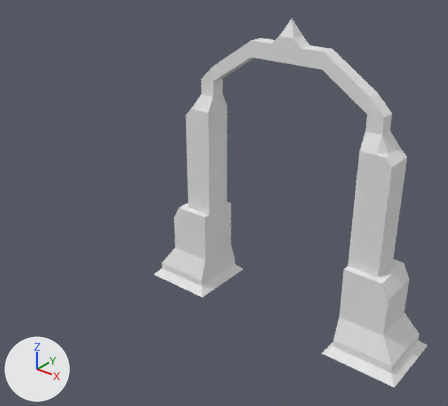
Before and after pictures for a commit that changed the Blender file etc/blend/Props.blend.
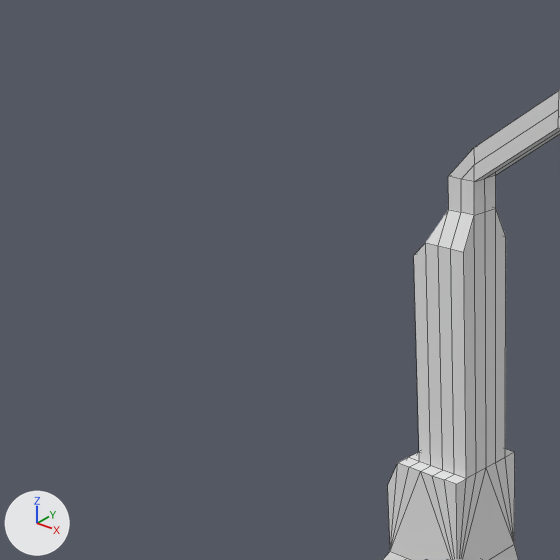
Old and new are each drawn whole from a 50 mm lens placed at (2.98, -6.72, 5.2), pointed at (-1.68, -0.89, 1.59) and again close up on the part from 0% to 56% of the width and 0% to 62% of the height. The axes (+X, +Y, +Z) are drawn at lower left. The lights are the same throughout. The close-ups show mesh edges as thin lines.

Names of what the first close-up shows: 'ArchWay'.
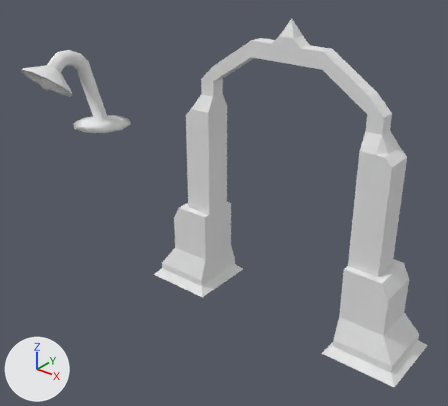
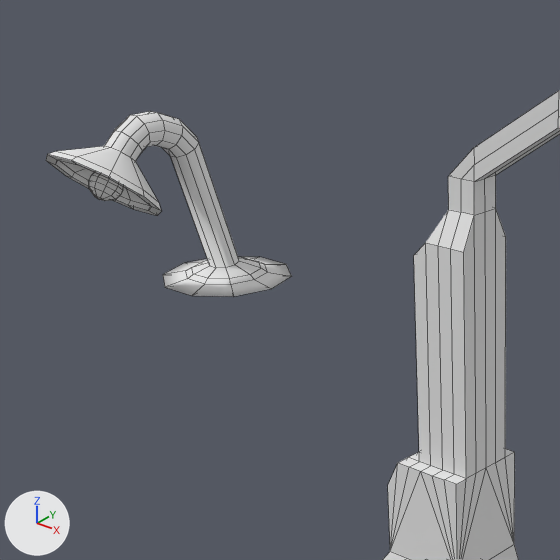
Boxes (x1, y1, x2, y2) around the edits, measured in the close-ups (560 x 560 px):
'LedgeLamp', added: after (46, 111, 292, 297)

Edits to the bpy script that builds the scene:
```text
Add mat_dummy_001:
    mat_dummy_001 = diffuse_material('Dummy.001')
    mat_dummy_001.base_color = (0.8, 0.8, 0.8)  # white #e7e7e7
Add me_ledgelamp:
    me_ledgelamp.from_pydata(...)  # 232 vertices, 240 faces; spans x -0.47..0.47, y -1.25..0.45, z -0.5..0.75
    me_ledgelamp.polygons.foreach_set('use_smooth', [True] * 240)
    me_ledgelamp.materials.append(mat_dummy_001)  # its picture is missing
Add ob_ledgelamp:
    ob_ledgelamp = bpy.data.objects.new('LedgeLamp', me_ledgelamp)
    ob_ledgelamp.location = (-4.5, -0.5, 2.5)
```
